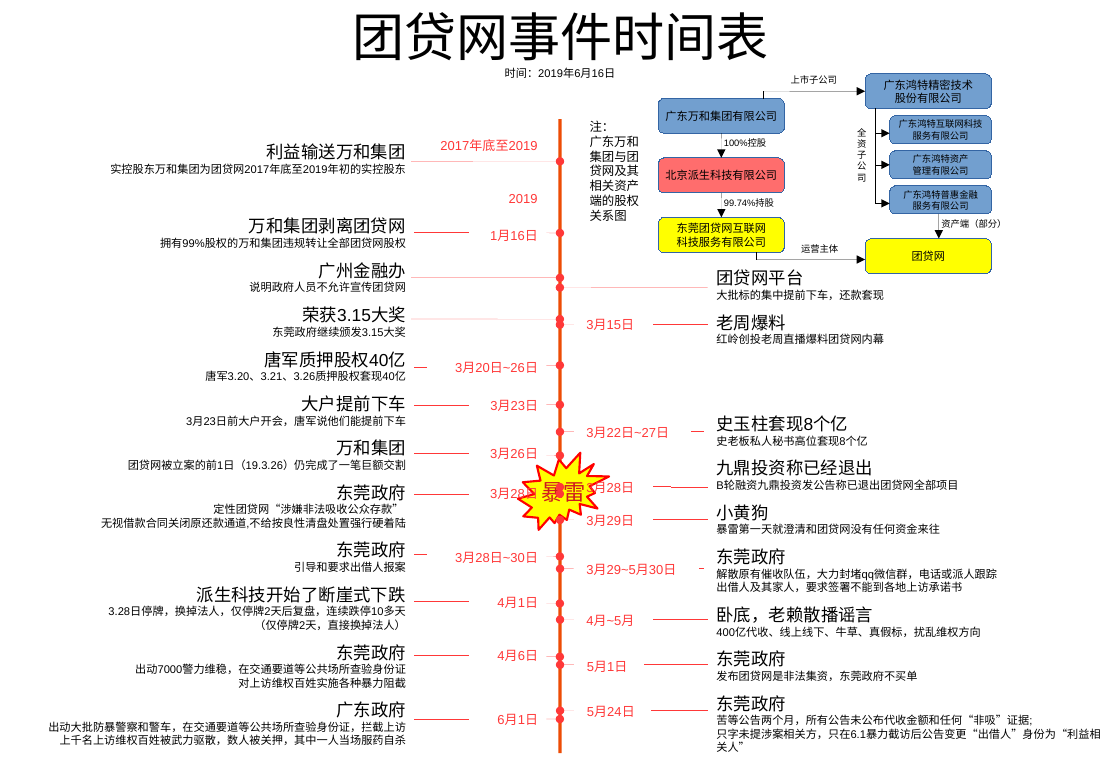
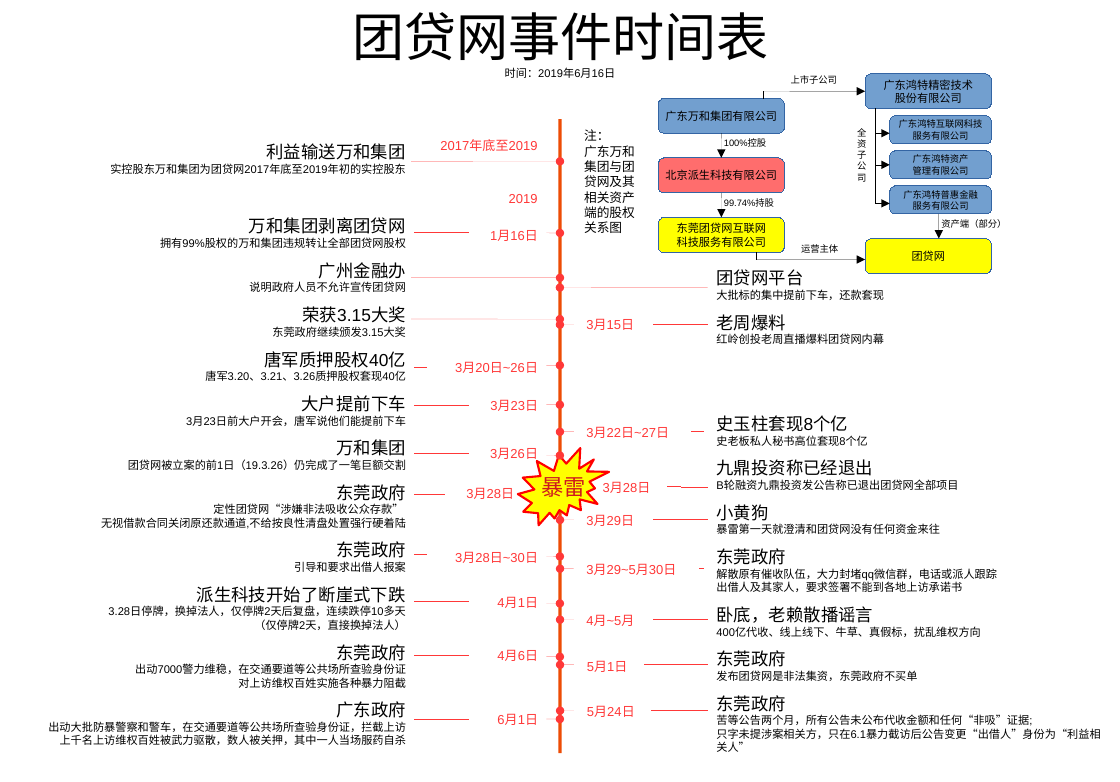
Before and after one commit to lehui99/tdw, a slide deck: slide 1 of doc/团贷网事件时间表.pptx. Drawn at 1120x782 pixels with LibreOffice and Linux fonts; fonts in the diff are those of the drawing; background and template pictures are left out. Boxes give left, top, right and bottom in pixels: in the first picture for what was removed or moved away, otherwise in the second. Text is boxed around its words. In the diff, an @@ line names an element or a change of style, - is before the commit and + after.

Commit message:
Updates

```diff
--- a/doc/团贷网事件时间表.pptx
+++ b/doc/团贷网事件时间表.pptx
@@ text "注：": place and size @@
-text "注：" at (590, 120, 639, 221)
+text "注：" at (584, 129, 635, 233)
@@ text "注：" at (584, 129, 635, 233): size 8.8 to 9 pt @@
@@ freeform shape "暴雷": place and size @@
-freeform shape "暴雷" at (518, 453, 610, 531)
+freeform shape "暴雷" at (518, 448, 610, 525)
@@ text "3月28日": place and size @@
-text "3月28日" at (586, 482, 634, 496)
+text "3月28日" at (603, 482, 651, 493)
@@ line moved from (415, 494) - (470, 494) to (415, 494) - (445, 494) @@
@@ text "3月28日": place and size @@
-text "3月28日" at (490, 488, 538, 502)
+text "3月28日" at (466, 488, 514, 499)
@@ arrow removed from (547, 494) to (560, 494) @@
@@ arrow removed from (574, 487) to (560, 487) @@
@@ line moved from (654, 487) - (707, 487) to (668, 487) - (707, 487) @@
```
